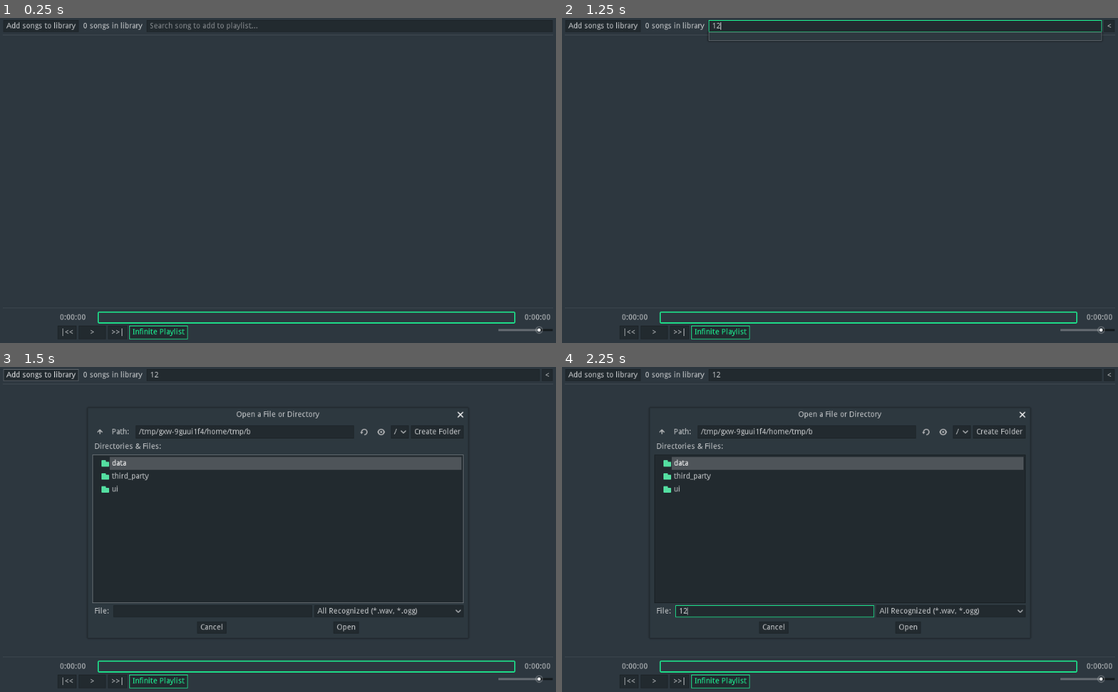
Above: before the commit, frames 1-4 (two rows, left to right).
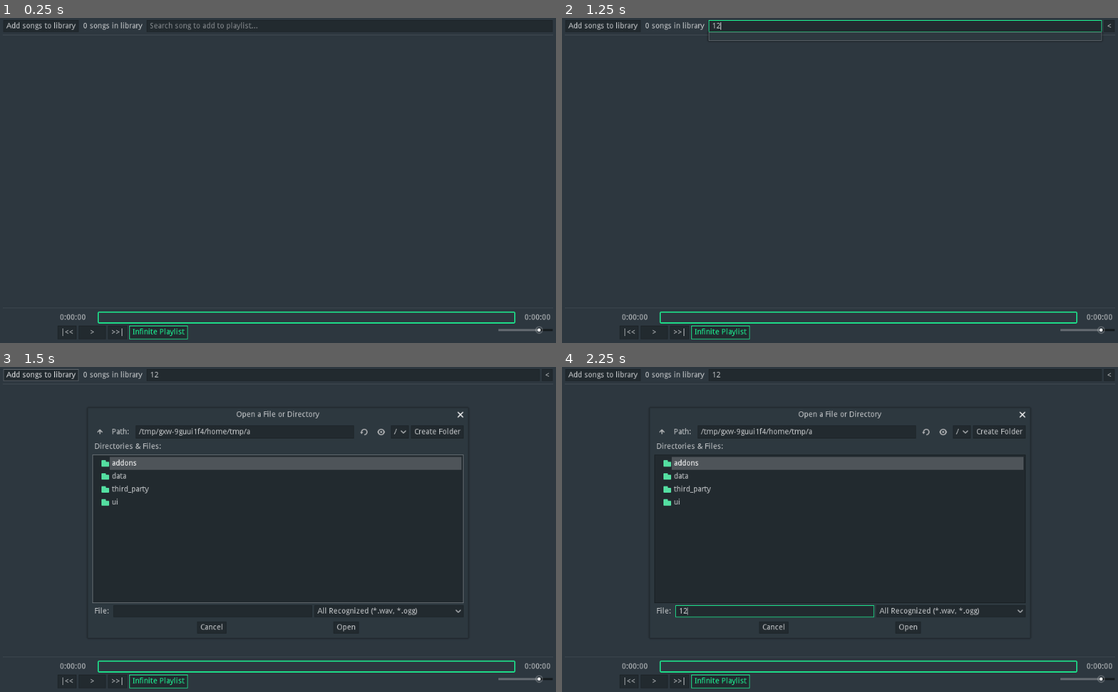
Above: after the commit, the same moments.

Repository: Wcubed/simple_music_player
Game: Godot game, scene res://ui/main.tscn
The game is run twice, just before and just after one commit, with the same random seed, the same clock (stepped at 60 frames per second) and the same inputs.
Inputs (mouse positions are in pixels of both pictures, inside the frame that each line leads up to):
- Up to frame 1 (0.25 s): no input
- Up to frame 2 (1.25 s): click (912, 24) at 0.52 s; type "12" at 0.6 s
- Up to frame 3 (1.5 s): click "Add songs to library" at 1.25 s
- Up to frame 4 (2.25 s): click (773, 610) at 2.02 s; type "12" at 2.1 s

Frames 1-2 are identical in both runs. In frame 3, 0.2% of the frame differs, in the area x 18-45%, y 18-43%; in frame 4, 0.2%.

Commit message:
+ Prevent window from being resized smaller than the minimum UI size. Also added quick export plugin.

Diff:
--- a/project.godot
+++ b/project.godot
@@ -10,7 +10,6 @@
 
 _global_script_classes=[  ]
 _global_script_class_icons={
-
 }
 
 [application]
@@ -20,6 +19,10 @@
 run/low_processor_mode=true
 config/icon="res://icon.png"
 config/windows_native_icon="res://icon.ico"
+
+[editor_plugins]
+
+enabled=PoolStringArray( "res://addons/quick_export/plugin.cfg" )
 
 [gui]
 
--- a/ui/main.gd
+++ b/ui/main.gd
@@ -28,6 +28,9 @@
 
 	_set_volume(0.8)
 
+	# Prevent sizing the window so small that the UI doesn't fit anymore.
+	OS.min_window_size = get_combined_minimum_size()
+
 
 func _show_file_popup():
 	_song_load_dialog.popup_centered(Vector2(700, 400))
Not shown, added: addons/quick_export/plugin.cfg
Not shown, added: addons/quick_export/quick_export.gd
Not shown, added: addons/quick_export/ui/quick_export_controls.tscn
Not shown: 1 places in ui/main.tscn that only renumber resources
Not shown, added: addons/quick_export/readme.md
